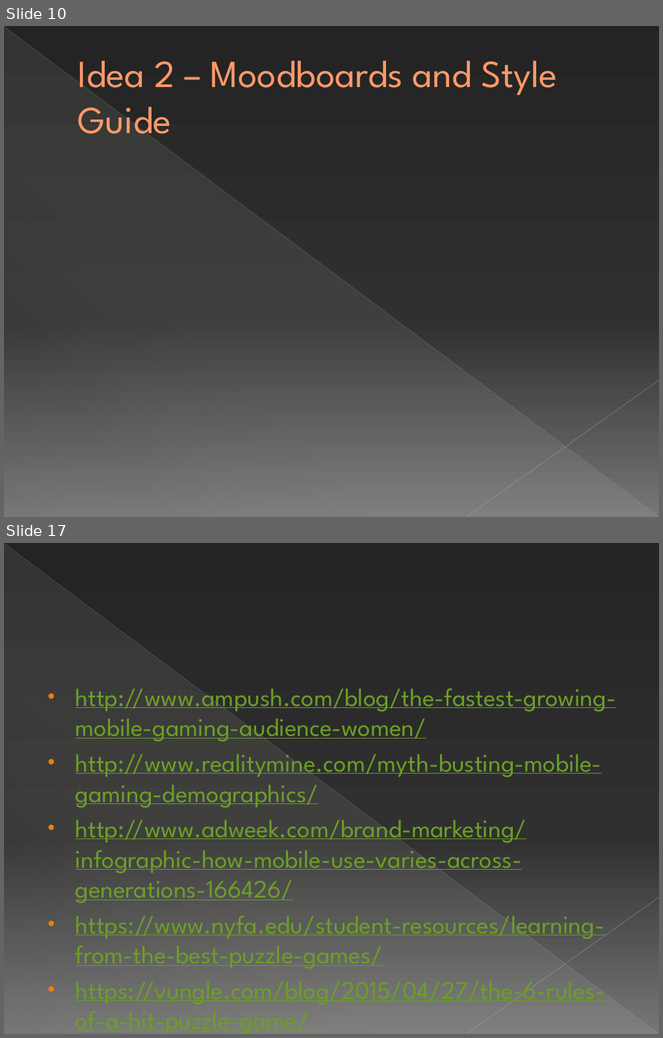
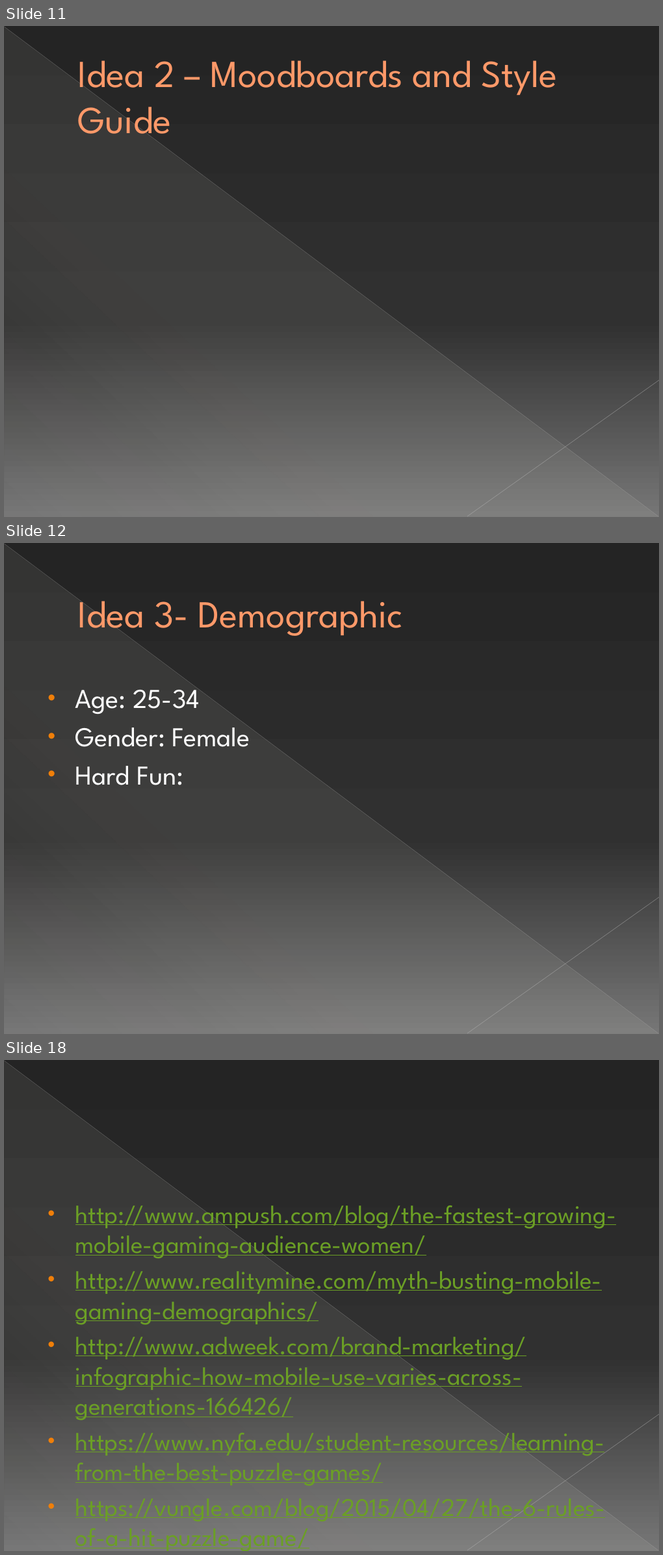
Before and after one commit to UoSGroupProjects1718/level-6-l6-group-1, a slide deck: L6 Group-1 Pitch 1.pptx. Shown one above the other, each under a label of ours: slides 10 and 17 before the commit, slides 11, 12 and 18 after it; the slides between them are not shown. The pictures are 663x1038 and 663x1555 pixels, drawn with LibreOffice and Linux fonts; fonts in the diff are those of the drawing. Boxes give left, top, right and bottom in pixels: in the first picture for what was removed or moved away, otherwise in the second. Text is boxed around its words. In the diff, an @@ line names an element or a change of style, - is before the commit and + after.

```diff
--- a/L6 Group-1 Pitch 1.pptx
+++ b/L6 Group-1 Pitch 1.pptx
@@ slide 12 added at [4, 543, 659, 1034], background gradient #242424 to #303030 to #767676; not listed: 3 template elements that a slide beside it also shows @@
@@ title added at [78, 599, 404, 639], 42 pt, text #FF9B6A @@
+Idea 3- Demographic
@@ text added at [76, 690, 250, 785], 30 pt, text #FFFFFF @@
+• Age: 25-34
+• Gender: Female
+• Hard Fun:
@@ what was slide 10 is now slide 11 @@
@@ what was slide 17 is now slide 18 @@
```
Also in this commit, not shown: 4 slides changed, 8 other slides added, 8 slides removed.
